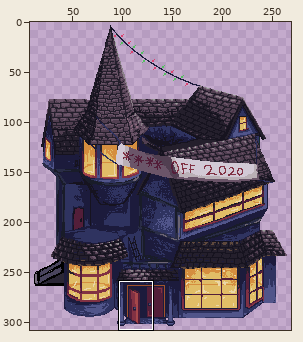
One commit to this sprite sheet: assets/images/props/outside/house_2.png. Above: a wide view before the commit, with the close-up outlined.
Close-up. Before the commit:
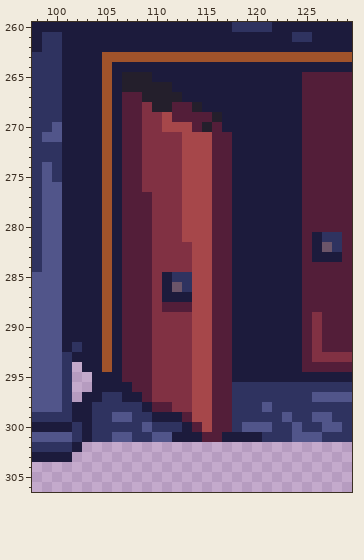
The file is 283x309 pixels. Colours within 5 levels of each other are drawn and written as one. Shown: x 98..129, y 260..306. The wide view leaves out empty margins.
New version:
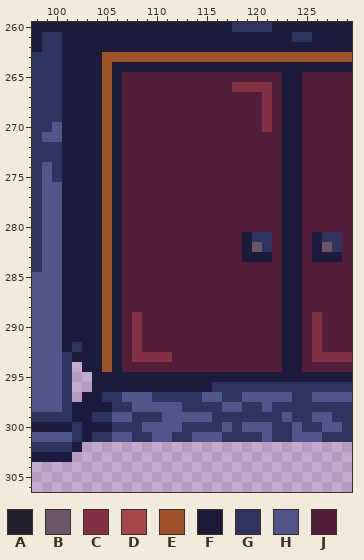
Palette (. is transparent): A #241f2c  B #6b5569  C #813143  D #a6474a  E #a0532b  F #1c1b3c  G #2f3360  H #51558a  J #531e39
What changed:
@@ x 98..129 @@
 264 GGGFFFFEFFFFFFFFFFFFFFFFFFFFFFFF
-265 GGGFFFFEFAAAFFFFFFFFFFFFFFFJJJJJ
-266 GGGFFFFEFAAAAAFFFFFFFFFFFFFJJJJJ
-267 GGGFFFFEFJJAAAAFFFFFFFFFFFFJJJJJ
-268 GGGFFFFEFJJCAAJJAFFFFFFFFFFJJJJJ
-269 GGGFFFFEFJJCCDJJJJAFFFFFFFFJJJJJ
-270 GGHFFFFEFJJCCDDDJAJFFFFFFFFJJJJJ
-271 GHHFFFFEFJJCCCCDDDJJFFFFFFFJJJJJ
-272 GGGFFFFEFJJCCCCDDDJJFFFFFFFJJJJJ
-273 GGGFFFFEFJJCCCCDDDJJFFFFFFFJJJJJ
-274 GHGFFFFEFJJCCCCDDDJJFFFFFFFJJJJJ
-275 GHGFFFFEFJJCCCCDDDJJFFFFFFFJJJJJ
-276 GHHFFFFEFJJCCCCDDDJJFFFFFFFJJJJJ
-277 GHHFFFFEFJJJCCCDDDJJFFFFFFFJJJJJ
-278 GHHFFFFEFJJJCCCDDDJJFFFFFFFJJJJJ
-279 GHHFFFFEFJJJCCCDDDJJFFFFFFFJJJJJ
-280 GHHFFFFEFJJJCCCDDDJJFFFFFFFJJJJJ
-281 GHHFFFFEFJJJCCCDDDJJFFFFFFFJFGGJ
-282 GHHFFFFEFJJJCCCCDDJJFFFFFFFJFBGJ
-283 GHHFFFFEFJJJCCCCDDJJFFFFFFFJFFFJ
-284 GHHFFFFEFJJJCCCCDDJJFFFFFFFJJJJJ
-285 HHHFFFFEFJJJCFGGDDJJFFFFFFFJJJJJ
-286 HHHFFFFEFJJJCFBGDDJJFFFFFFFJJJJJ
-287 HHHFFFFEFJJJCFFFDDJJFFFFFFFJJJJJ
-288 HHHFFFFEFJJJCJJJDDJJFFFFFFFJJJJJ
-289 HHHFFFFEFJJJCCCCDDJJFFFFFFFJCJJJ
-290 HHHFFFFEFJJJCCCCDDJJFFFFFFFJCJJJ
-291 HHHFFFFEFJJJCCCCDDJJFFFFFFFJCJJJ
-292 HHHFGFFEFJJJCCCCDDJJFFFFFFFJCJJJ
-293 HHHGFFFEFJJJCCCCDDJJFFFFFFFJCCCC
-294 HHHG.FFEFJJJCCCCDDJJFFFFFFFJJJJJ
-295 HHHG..FFFJJJCCCCDDJJFFFFFFFFFFFF
-296 HHHG..FFFFJJCCCCDDJJGGGGGGGGGGGG
-297 HHHG.FFGGFFJCCCCDDJJGGGGGGGGHHHH
-298 HHHGFFGGGGGFJJCCDDJJGGGHGGGGGGGG
-299 GGGGFFGGHHGGFFFJDDJJGGGGGHGGHHGG
-300 FFFFGFGGGGGHGGGFJDJJGHHHGGHGGHHG
-301 HHHHGFGGHHGGHHFFFJJFFFFGGGHHHGGG
+265 GGGFFFFEFJJJJJJJJJJJJJJJJFFJJJJJ
+266 GGGFFFFEFJJJJJJJJJJJCCCCJFFJJJJJ
+267 GGGFFFFEFJJJJJJJJJJJJJJCJFFJJJJJ
+268 GGGFFFFEFJJJJJJJJJJJJJJCJFFJJJJJ
+269 GGGFFFFEFJJJJJJJJJJJJJJCJFFJJJJJ
+270 GGHFFFFEFJJJJJJJJJJJJJJCJFFJJJJJ
+271 GHHFFFFEFJJJJJJJJJJJJJJJJFFJJJJJ
+272 GGGFFFFEFJJJJJJJJJJJJJJJJFFJJJJJ
+273 GGGFFFFEFJJJJJJJJJJJJJJJJFFJJJJJ
+274 GHGFFFFEFJJJJJJJJJJJJJJJJFFJJJJJ
+275 GHGFFFFEFJJJJJJJJJJJJJJJJFFJJJJJ
+276 GHHFFFFEFJJJJJJJJJJJJJJJJFFJJJJJ
+277 GHHFFFFEFJJJJJJJJJJJJJJJJFFJJJJJ
+278 GHHFFFFEFJJJJJJJJJJJJJJJJFFJJJJJ
+279 GHHFFFFEFJJJJJJJJJJJJJJJJFFJJJJJ
+280 GHHFFFFEFJJJJJJJJJJJJJJJJFFJJJJJ
+281 GHHFFFFEFJJJJJJJJJJJJFGGJFFJFGGJ
+282 GHHFFFFEFJJJJJJJJJJJJFBGJFFJFBGJ
+283 GHHFFFFEFJJJJJJJJJJJJFFFJFFJFFFJ
+284 GHHFFFFEFJJJJJJJJJJJJJJJJFFJJJJJ
+285 HHHFFFFEFJJJJJJJJJJJJJJJJFFJJJJJ
+286 HHHFFFFEFJJJJJJJJJJJJJJJJFFJJJJJ
+287 HHHFFFFEFJJJJJJJJJJJJJJJJFFJJJJJ
+288 HHHFFFFEFJJJJJJJJJJJJJJJJFFJJJJJ
+289 HHHFFFFEFJCJJJJJJJJJJJJJJFFJCJJJ
+290 HHHFFFFEFJCJJJJJJJJJJJJJJFFJCJJJ
+291 HHHFFFFEFJCJJJJJJJJJJJJJJFFJCJJJ
+292 HHHFGFFEFJCJJJJJJJJJJJJJJFFJCJJJ
+293 HHHGFFFEFJCCCCJJJJJJJJJJJFFJCCCC
+294 HHHG.FFEFJJJJJJJJJJJJJJJJFFJJJJJ
+295 HHHG..FFFFFFFFFFFFFFFFFFFFFFFFFF
+296 HHHG..FFFFFFFFFFFFGGGGGGGGGGGGGG
+297 HHHG.FFGGHHHGGGGGHHGGHHHHHGGHHHH
+298 HHHGFFFFGGHHHHHGGGGHHGGHGGGGGGGG
+299 GGGGFFGGHHGGGHHHHHGGGGGGGHGGHHGG
+300 FFFFGFFFGGGHHHHGGGGHGHHHGGHGGHHG
+301 HHHHGFGGHHGGHHGGHHHGGGGHGGHHHGGG
 302 GGGGF...........................
Changed places in both close-ups, as pixel boxes (x1, y1, x2, y2):
changed: (92, 72, 292, 442)
